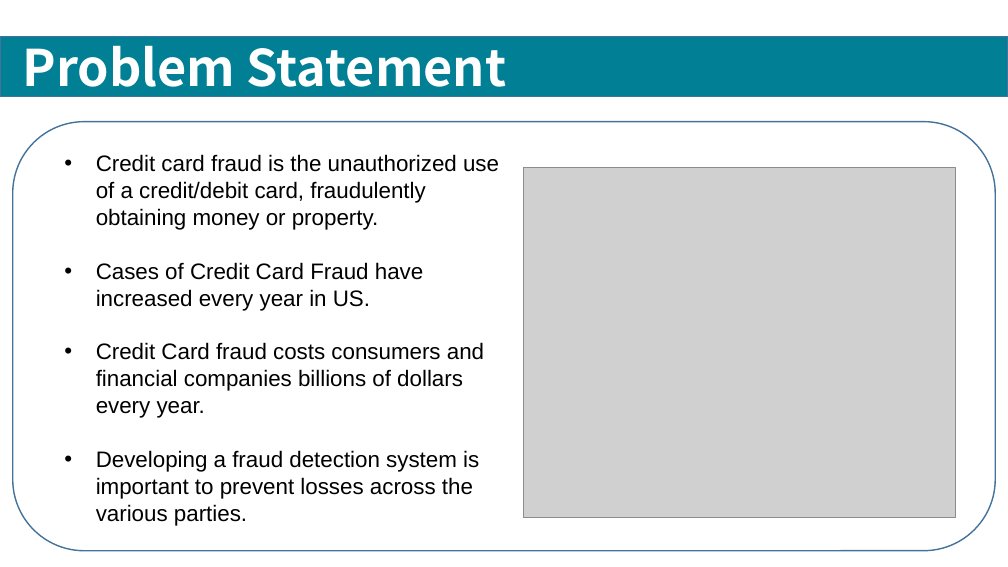
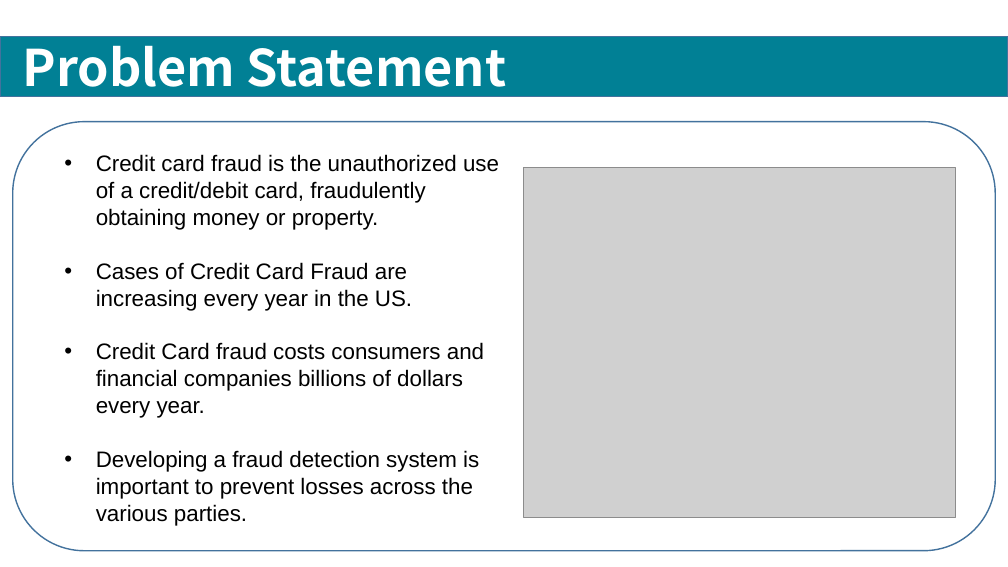
Before and after one commit to tyoon1016/IEEE-CIS-Fraud-Detection-Project, a slide deck: slide 3 of KangMOD5FinalProject2020.pptx. Drawn at 1008x567 pixels with LibreOffice and Linux fonts; fonts in the diff are those of the drawing; grey boxes stand for pictures; background and template pictures are left out. Boxes give left, top, right and bottom in pixels: in the first picture for what was removed or moved away, otherwise in the second. Text is boxed around its words. In the diff, an @@ line names an element or a change of style, - is before the commit and + after.

```diff
--- a/KangMOD5FinalProject2020.pptx
+++ b/KangMOD5FinalProject2020.pptx
@@ text at (x1=96, y1=262, x2=412, y2=311): text changed @@
-• Cases of Credit Card Fraud have increased every year in US.
+• Cases of Credit Card Fraud are increasing every year in the US.
```
Also in this commit, not shown: 3 other slides changed, 1 other file.
